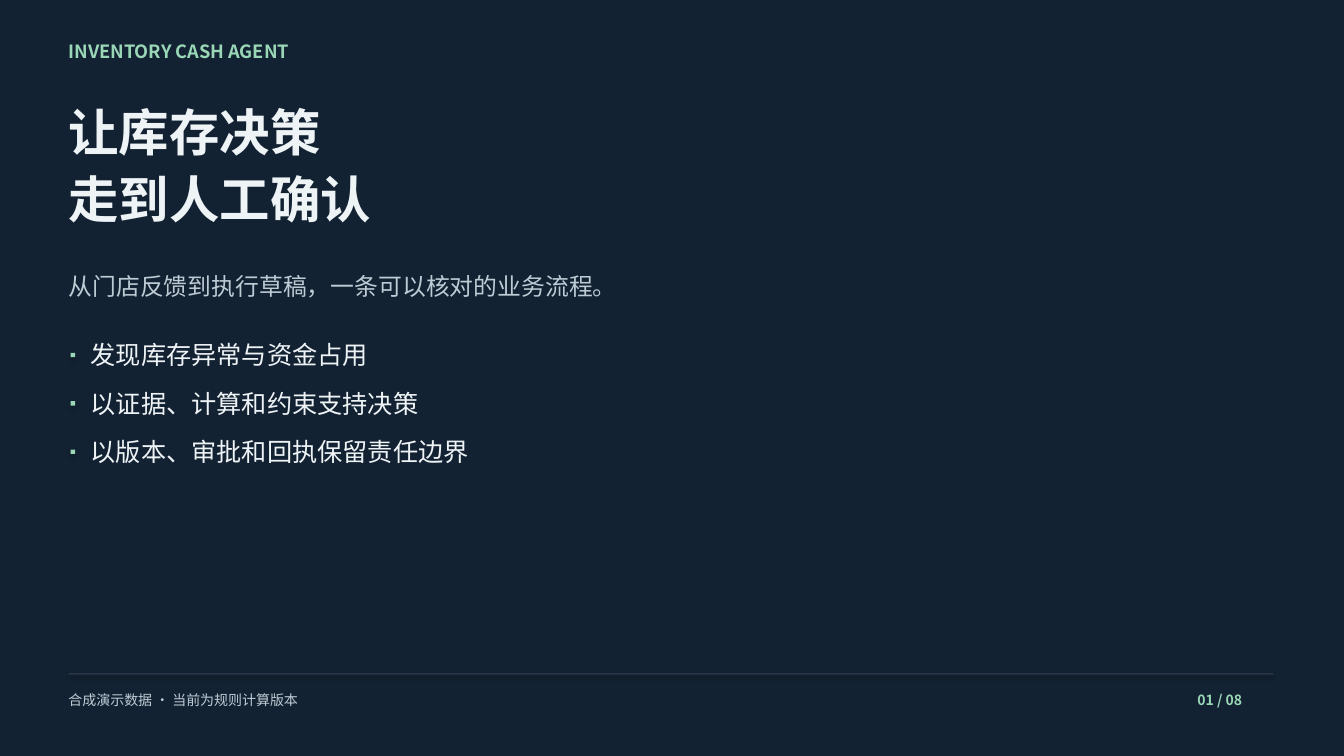
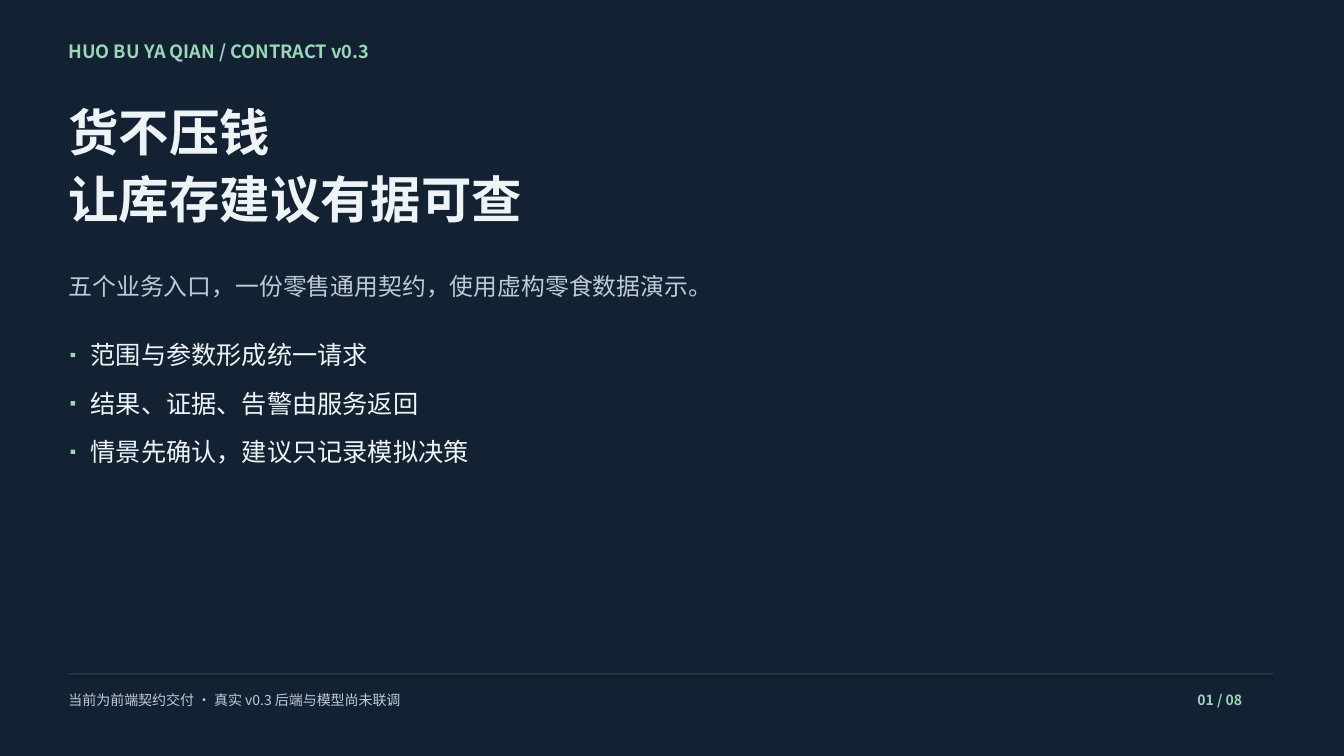
Before and after one commit to lyu054553-sketch/xihhhhh, a slide deck: slide 1 of docs/DEMO_SLIDES.pptx. Drawn at 1344x756 pixels with LibreOffice and Linux fonts; fonts in the diff are those of the drawing. Boxes give left, top, right and bottom in pixels: in the first picture for what was removed or moved away, otherwise in the second. Text is boxed around its words. In the diff, an @@ line names an element or a change of style, - is before the commit and + after.

```diff
--- a/docs/DEMO_SLIDES.pptx
+++ b/docs/DEMO_SLIDES.pptx
@@ text at (68, 44, 369, 62): text changed @@
-INVENTORY CASH AGENT
+HUO BU YA QIAN / CONTRACT v0.3
@@ text at (68, 108, 522, 223): text changed @@
-让库存决策
-走到人工确认
+货不压钱
+让库存建议有据可查
@@ text at (68, 275, 712, 297): text changed @@
-从门店反馈到执行草稿，一条可以核对的业务流程。
+五个业务入口，一份零售通用契约，使用虚构零食数据演示。
@@ text at (91, 342, 368, 366): text changed @@
-发现库存异常与资金占用
+范围与参数形成统一请求
@@ text at (91, 391, 419, 416): text changed @@
-以证据、计算和约束支持决策
+结果、证据、告警由服务返回
@@ text at (91, 440, 469, 464): text changed @@
-以版本、审批和回执保留责任边界
+情景先确认，建议只记录模拟决策
@@ text at (68, 693, 401, 706): text changed @@
-合成演示数据 · 当前为规则计算版本
+当前为前端契约交付 · 真实 v0.3 后端与模型尚未联调
```
Also in this commit, not shown: 4 other slides changed, 3 slides added, 3 slides removed, 15 other files.
